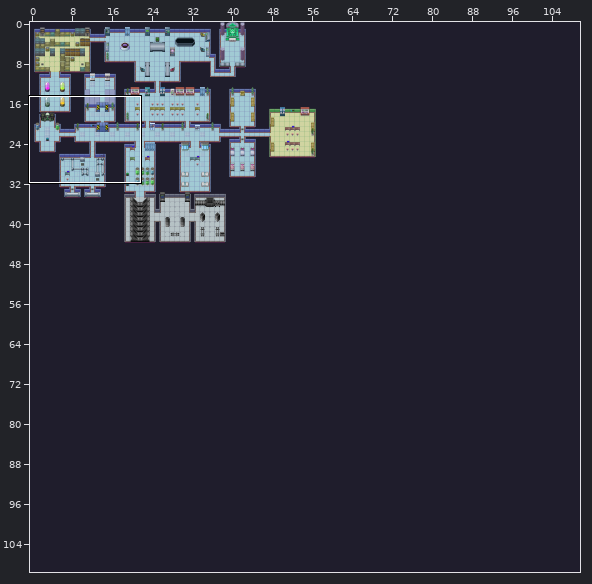
An edit to a level. Tiled map, gamedata/map/map.tmx. Above: a wide view before the commit, with the close-up outlined.
Close-up. Earlier state:
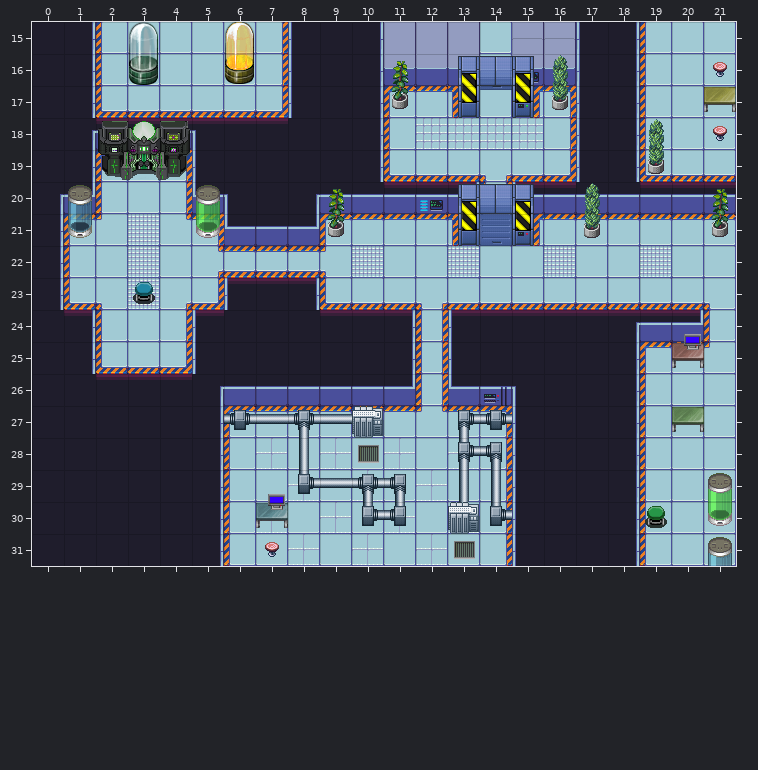
Cells are 32x32 px. Shown: x 0..21, y 15..31. The commit also changed other parts of the map, which this record leaves out.
After the commit:
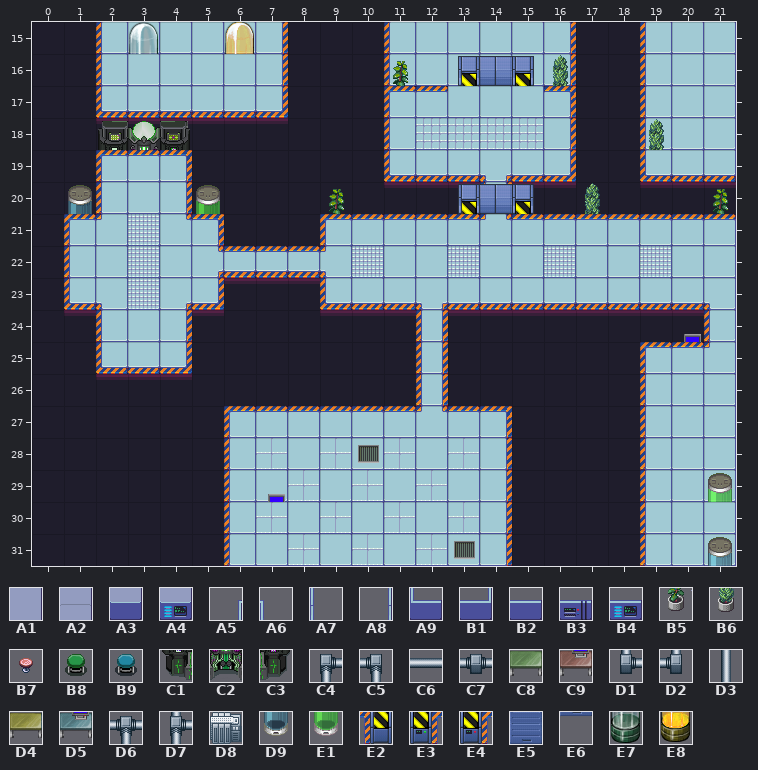
Key: from "TILES": A1 16, A2 17, A3 36, A4 38, A5 56, A6 57, A7 76, A8 77, A9 96, B1 97, B2 116, B3 117, B4 118, B5 182, B6 183, B7 240, B8 241, B9 242, C1 265, C2 266, C3 267, C4 272, C5 273, C6 274, C7 275, C8 282, C9 284, D1 292, D2 293, D3 294, D4 302, D5 304, D6 312, D7 313, D8 315, D9 340, E1 343, E2 406, E3 407, E4 408, E5 409, E6 413, E7 540, E8 554.
__ is an empty cell.
Tiles replaced or removed in this view: A1, A2, A3, A4, A5, A6, A7, A8, A9, B1, B2, B3, B4, B5, B6, B7, B8, B9, C1, C2, C3, C4, C5, C6, C7, C8, C9, D1, D2, D3, D4, D5, D6, D7, D8, D9, E1, E2, E3, E4, E5, E6, E7, E8.
Change:
Changed rows in their new state; .. is an unchanged cell.
Layer "objects (непроходимыеб возможн" (now hidden):
first column x 0:
15 .. __ .. .. .. .. .. .. __ .. __ __ __ __ .. __ __ __ __ .. .. ..
16 .. __ .. __ .. .. __ .. __ .. __ __ __ __ .. __ __ __ __ .. .. __
17 .. __ .. .. .. .. .. .. __ .. __ __ .. __ __ __ __ __ __ .. .. __
18 .. __ __ .. __ __ .. .. .. .. __ .. .. .. .. .. .. __ __ .. .. __
19 .. __ __ __ __ __ .. .. .. .. __ .. .. .. .. .. .. __ __ __ .. ..
20 __ __ .. .. .. __ __ .. __ __ __ __ __ __ .. __ __ __ __ __ __ __
21 __ __ .. .. .. __ __ __ __ __ .. .. .. __ __ __ .. __ .. .. .. __
22 __ .. .. .. .. .. .. .. .. .. .. .. .. .. .. .. .. .. .. .. .. ..
23 __ .. .. __ .. .. __ .. __ .. .. .. .. .. .. .. .. .. .. .. .. ..
24 .. __ .. .. .. __ .. .. .. .. .. __ .. __ .. .. .. .. __ __ __ ..
25 .. __ .. .. .. __ .. .. .. .. .. __ .. __ .. .. .. .. __ .. __ ..
26 .. .. .. .. .. __ __ __ __ __ __ __ .. __ __ __ .. .. __ .. .. ..
27 .. .. .. .. .. __ __ __ __ __ __ .. .. __ __ __ .. .. __ .. __ ..
28 .. .. .. .. .. __ .. .. __ .. .. .. .. __ __ __ .. .. __ .. .. ..
29 .. .. .. .. .. __ .. .. __ __ __ __ .. __ __ __ .. .. __ .. .. ..
30 .. .. .. .. .. __ .. __ .. .. __ __ .. __ __ __ .. .. __ __ .. __
31 .. .. .. .. .. __ .. __ .. .. .. .. .. .. .. __ .. .. __ .. .. ..
Changed places in both close-ups, as pixel boxes (x1, y1, x2, y2):
removed: (60, 22, 736, 566)
